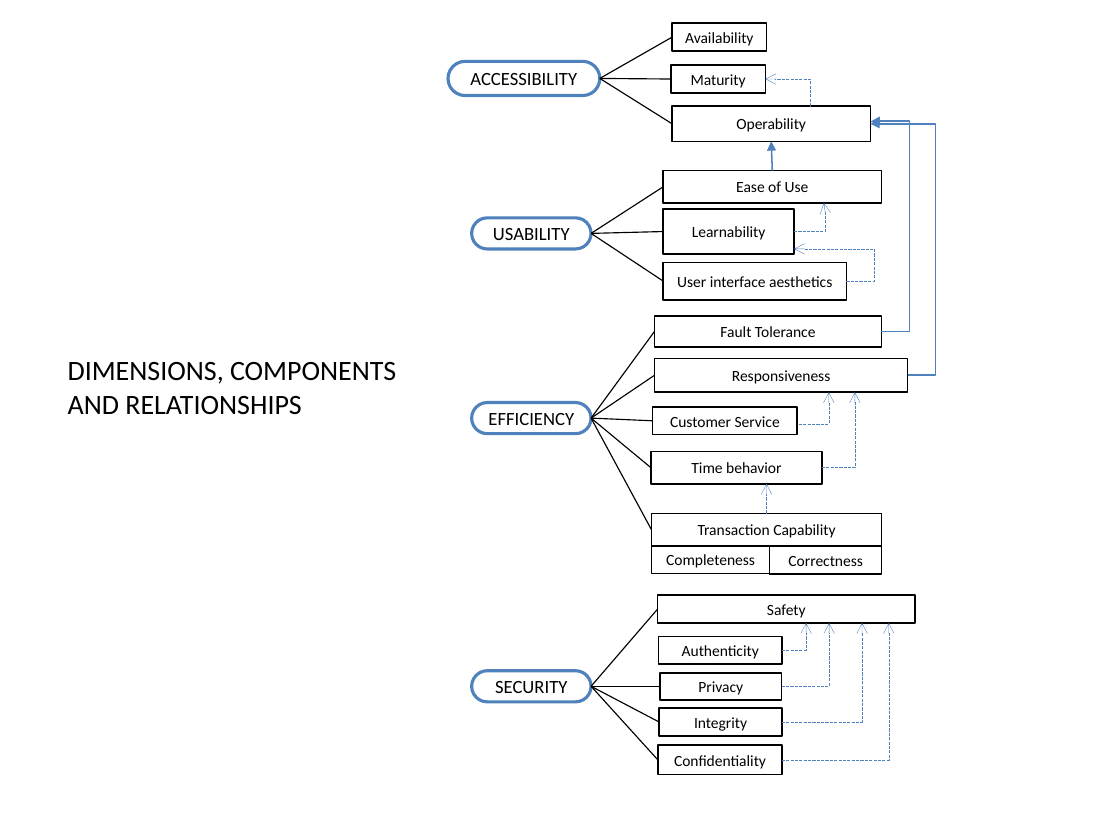
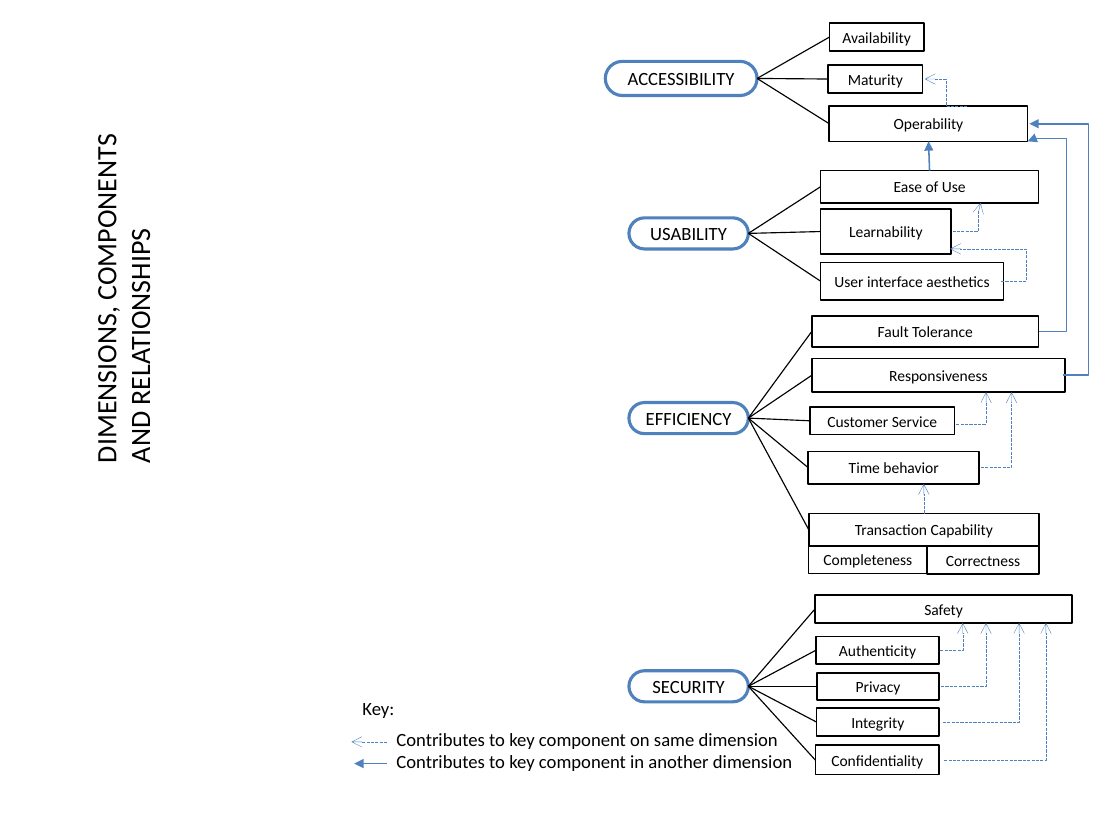
Before and after one commit to paxian/finalexam, a slide deck: slide 8 of model.pptx. Drawn at 1120x840 pixels with LibreOffice and Linux fonts; fonts in the diff are those of the drawing. Boxes give left, top, right and bottom in pixels: in the first picture for what was removed or moved away, otherwise in the second. Text is boxed around its words. In the diff, an @@ line names an element or a change of style, - is before the commit and + after.

```diff
--- a/model.pptx
+++ b/model.pptx
@@ text "DIMENSIONS, COMPONENTS": place and size @@
-text "DIMENSIONS, COMPONENTS" at [68,362,396,414]
+text "DIMENSIONS, COMPONENTS" at [90,150,157,462]
@@ text "DIMENSIONS, COMPONENTS" at [90,150,157,462]: rotation 0 to 270 degrees @@
@@ elbow arrow moved from (881, 332) - (870, 122) to (1038, 332) - (1028, 141) @@
@@ elbow arrow moved from (907, 375) - (870, 124) to (1063, 375) - (1029, 124) @@
@@ 9 rounded rectangles, 5 elbow arrows, 1 arrow: place and size @@
-9 rounded rectangles, 5 elbow arrows, 1 arrow at [651,80,915,700]
+9 rounded rectangles, 5 elbow arrows, 1 arrow at [809,80,1073,700]
@@ elbow arrow moved from (847, 281) - (794, 249) to (1001, 281) - (950, 249) @@
@@ 15 lines, 13 rounded rectangles, 1 arrow, 1 elbow arrow: place and size @@
-15 lines, 13 rounded rectangles, 1 arrow, 1 elbow arrow at [448,24,883,774]
+15 lines, 13 rounded rectangles, 1 arrow, 1 elbow arrow at [605,24,1039,774]
@@ elbow arrow moved from (782, 722) - (862, 623) to (943, 722) - (1019, 623) @@
@@ elbow arrow moved from (782, 760) - (889, 623) to (944, 760) - (1046, 623) @@
@@ line added from (816, 651) to (748, 687), #000000 0.75 pt @@
@@ text added at [362,703,394,718], 12 pt, text #000000 @@
+Key:
@@ arrow added from (388, 741) to (352, 741), #4F81BD 0.25 pt dashed @@
@@ text added at [396,733,792,771], 12 pt, text #000000 @@
+Contributes to key component on same dimension
+Contributes to key component in another dimension
@@ arrow added from (386, 764) to (354, 764), #4F81BD 1 pt @@
```
Also in this commit, not shown: 4 slides added, 1 other file.
